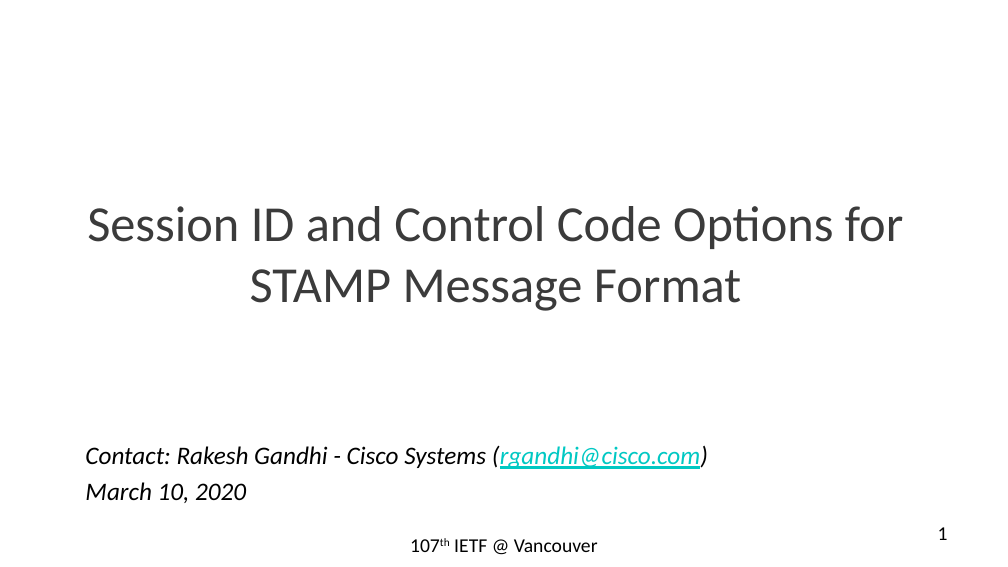
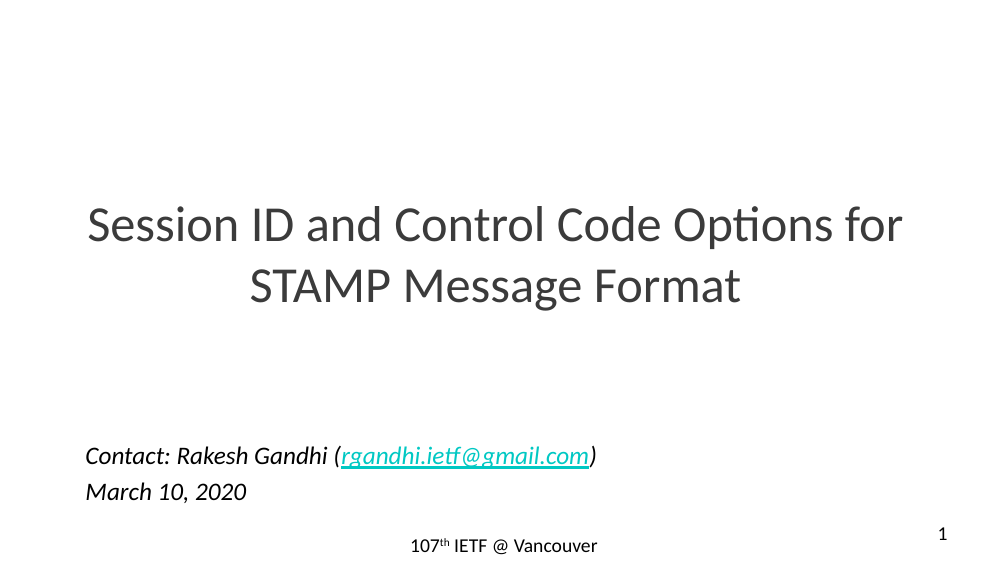
Before and after one commit to rakgandhi/ietf-public, a slide deck: slide 1 of stamp-session-id-rev1.pptx. Drawn at 1008x567 pixels with LibreOffice and Linux fonts; fonts in the diff are those of the drawing. Boxes give left, top, right and bottom in pixels: in the first picture for what was removed or moved away, otherwise in the second. Text is boxed around its words. In the diff, an @@ line names an element or a change of style, - is before the commit and + after.

```diff
--- a/stamp-session-id-rev1.pptx
+++ b/stamp-session-id-rev1.pptx
@@ text at (x1=85, y1=446, x2=597, y2=469): text changed @@
-Contact: Rakesh Gandhi - Cisco Systems (rgandhi@cisco.com)
+Contact: Rakesh Gandhi (rgandhi.ietf@gmail.com)
```
Also in this commit, not shown: 1 other file.
